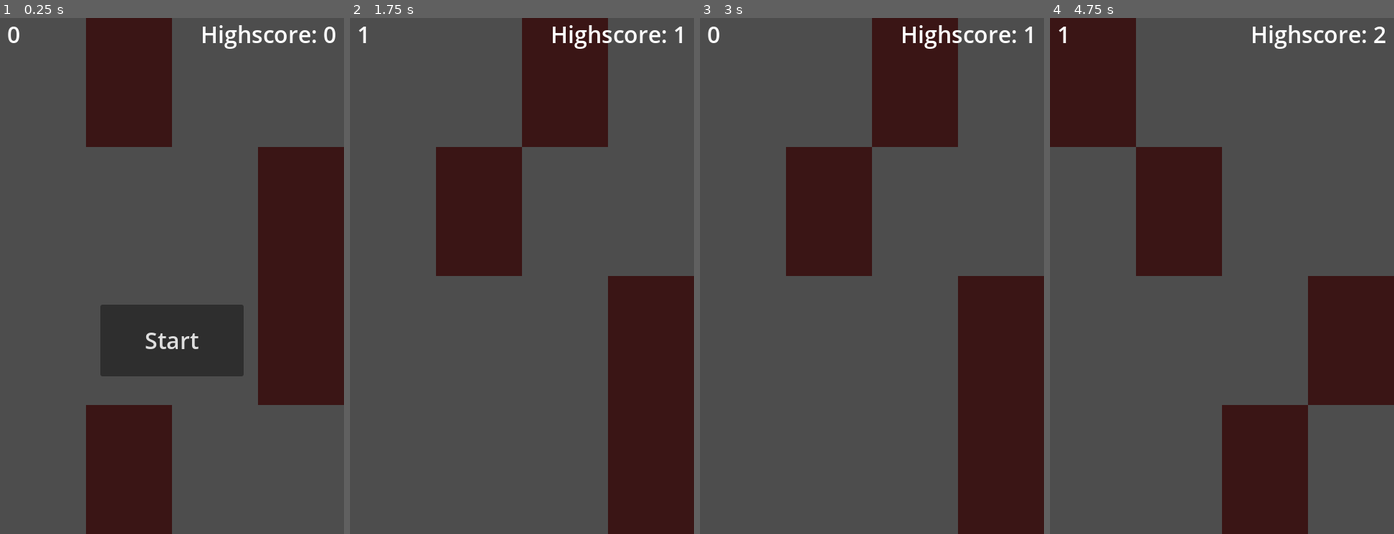
Above: before the commit, frames 1-4 (left to right).
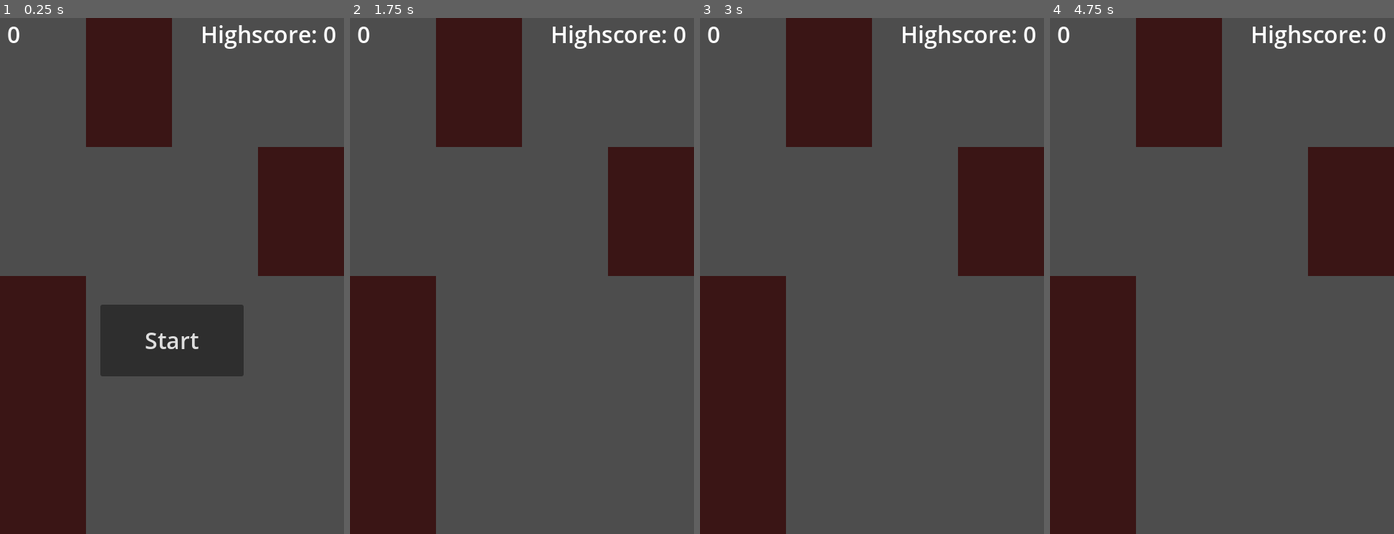
Above: after the commit, the same moments.

Repository: mariusz-tang/godot-piano-tiles
Game: Godot game, scene res://scenes/main.tscn
The game is run twice, just before and just after one commit, with the same random seed, the same clock (stepped at 60 frames per second) and the same inputs.
Inputs:
- Up to frame 1 (0.25 s): no input
- Up to frame 2 (1.75 s): click "Start" at 0.5 s; tap Enter at 1.25 s; tap D (tile_1) at 1.35 s; tap F (tile_2) at 1.55 s
- Up to frame 3 (3 s): tap Space at 2 s; tap F (tile_2) at 2.1 s; tap J (tile_3) at 2.3, 2.85 s; tap Enter at 2.75 s
- Up to frame 4 (4.75 s): tap K (tile_4) at 3.05, 3.6 s; tap Space at 3.5 s; tap D (tile_1) at 3.8, 4.35 s; tap Enter at 4.25 s; tap F (tile_2) at 4.55 s

The runs differ from the first frame. In frame 1, 25% of the frame differs, in the area x 0-100%, y 50-100%; in frame 2, 50%; in frame 3, 50%; in frame 4, 50%, in the area x 0-100%, y 0-100%.

Commit message:
Refactor gameplay logic to its own node

Diff:
--- a/scenes/main.tscn
+++ b/scenes/main.tscn
@@ -1,15 +1,15 @@
 [gd_scene load_steps=6 format=3 uid="uid://fa0edikoop75"]
 
 [ext_resource type="Script" path="res://scripts/main.gd" id="1_5pbcg"]
-[ext_resource type="PackedScene" uid="uid://bqie7hqdh176r" path="res://scenes/tile.tscn" id="2_jldo6"]
 [ext_resource type="PackedScene" uid="uid://ctvns6xnlrd4l" path="res://scenes/hud.tscn" id="3_6uwua"]
 [ext_resource type="AudioStream" uid="uid://dj0nyxhqyd3do" path="res://assets/Wow.ogg" id="4_6sjgw"]
 [ext_resource type="AudioStream" uid="uid://0vqilticpcqx" path="res://assets/NO.ogg" id="4_xk2mg"]
+[ext_resource type="PackedScene" uid="uid://bie5kmreet40m" path="res://scenes/tile_player.tscn" id="5_5c33q"]
 
-[node name="Main" type="Node" node_paths=PackedStringArray("_hud", "_tile_sound_player")]
+[node name="Main" type="Node" node_paths=PackedStringArray("_hud", "_game", "_tile_sound_player")]
 script = ExtResource("1_5pbcg")
 _hud = NodePath("HUD")
-_tile_scene = ExtResource("2_jldo6")
+_game = NodePath("Game")
 _tile_sound_player = NodePath("TilePressAudioPlayer")
 _success_sound = ExtResource("4_6sjgw")
 _fail_sound = ExtResource("4_xk2mg")
@@ -19,3 +19,5 @@
 [node name="TilePressAudioPlayer" type="AudioStreamPlayer2D" parent="."]
 stream = ExtResource("4_6sjgw")
 volume_db = 1.37
+
+[node name="Game" parent="." instance=ExtResource("5_5c33q")]
--- /dev/null
+++ b/scenes/tile_player.tscn
@@ -0,0 +1,8 @@
+[gd_scene load_steps=3 format=3 uid="uid://bie5kmreet40m"]
+
+[ext_resource type="Script" path="res://scripts/tile_player.gd" id="1_7r7by"]
+[ext_resource type="PackedScene" uid="uid://bqie7hqdh176r" path="res://scenes/tile.tscn" id="2_v3r57"]
+
+[node name="TilePlayer" type="Node"]
+script = ExtResource("1_7r7by")
+_tile_scene = ExtResource("2_v3r57")
--- a/scripts/main.gd
+++ b/scripts/main.gd
@@ -2,19 +2,18 @@
 extends Node
 
 signal score_changed(new_score: int, new_highscore: int)
+signal game_over
 
 const _TILE_HEIGHT: int = 720 / 4
 const _TILE_WIDTH: int = 120
 const _TILE_ACTIONS: Array[String] = ["tile_1", "tile_2", "tile_3", "tile_4"]
 
 @export var _hud: HUD
-@export var _tile_scene: PackedScene
+@export var _game: TilePlayer
 @export var _tile_sound_player: AudioStreamPlayer2D
 @export var _success_sound: AudioStream
 @export var _fail_sound: AudioStream
 
-var _tiles: Array[Tile] = []
-var _tile_positions: Array[int] = []
 var _score: int = 0:
 	get:
 		return _score
@@ -26,63 +25,29 @@
 
 
 func _ready() -> void:
-	_generate_initial_tiles()
 	score_changed.connect(_hud.update_scores)
 
-
-func _input(event: InputEvent) -> void:
-	for action_ix in range(_TILE_ACTIONS.size()):
-		if event.is_action_pressed(_TILE_ACTIONS[action_ix]):
-			_handle_tile_pressed(action_ix)
+	_game.good_press.connect(_add_point)
+	_game.bad_press.connect(_game_over)
+	_game.generate()
 
 
-func _generate_initial_tiles() -> void:
-	while _tiles.size() == 0 or _tiles[-1].position.y > 0:
-		_generate_new_tile()
+func _start_game() -> void:
+	_game.play(true)
 
 
-func _generate_new_tile() -> void:
-	var tile: Tile = _tile_scene.instantiate()
-	add_child(tile)
-	tile.set_size(_TILE_WIDTH, _TILE_HEIGHT)
-
-	var position := randi() % 4
-	var x := position * _TILE_WIDTH
-
-	var last_tile_y_pos: int = 720
-	if _tiles.size() != 0:
-		last_tile_y_pos = _tiles[-1].position.y
-	var y := last_tile_y_pos - _TILE_HEIGHT
-
-	tile.position = Vector2(x, y)
-
-	_tiles.append(tile)
-	_tile_positions.append(position)
+func _add_point() -> void:
+	_score += 1
+	_play_sound(_success_sound)
 
 
-func _handle_tile_pressed(index: int) -> void:
-	assert(index >= 0 and index <= 3)
-	if _tile_positions[0] == index:
-		_shift()
-		_tile_sound_player.stream = _success_sound
-		_score += 1
-	else:
-		_tile_sound_player.stream = _fail_sound
-		_score = 0
-	_tile_sound_player.play()
+func _game_over() -> void:
+	_score = 0
+	_game.pause()
+	_play_sound(_fail_sound)
+	game_over.emit()
 
 
-func _shift() -> void:
-	_generate_new_tile()
-	for tile_index in range(_tiles.size()):
-		var tile := _tiles[tile_index]
-		var tween := tile.create_tween()
-		var final_position := Vector2(
-			tile.position.x, 720 - _TILE_HEIGHT * tile_index
-		)
-		tween.tween_property(tile, "position", final_position, 0.1)
-		if tile_index == 0:
-			tile.shrink_and_free(tween)
-
-	_tiles.remove_at(0)
-	_tile_positions.remove_at(0)
+func _play_sound(sound: AudioStream) -> void:
+	_tile_sound_player.stream = sound
+	_tile_sound_player.play()
--- /dev/null
+++ b/scripts/tile_player.gd
@@ -0,0 +1,100 @@
+class_name TilePlayer
+extends Node
+## A gameplay manager class. Handles tile generation and parses gameplay inputs.
+
+## Emitted when the correct tile is pressed.
+signal good_press
+## Emitted when an incorrect tile is pressed.
+signal bad_press
+
+const _TILE_HEIGHT: int = 720 / 4
+const _TILE_WIDTH: int = 120
+const _TILE_ACTIONS: Array[String] = ["tile_1", "tile_2", "tile_3", "tile_4"]
+
+@export var _tile_scene: PackedScene
+
+var _tiles: Array[Tile] = []
+var _tile_positions: Array[int] = []
+
+
+func _ready() -> void:
+	# Begin in a paused state until play is called.
+	set_process_unhandled_input(false)
+
+
+func _unhandled_input(event: InputEvent) -> void:
+	for action_ix in range(_TILE_ACTIONS.size()):
+		if event.is_action_pressed(_TILE_ACTIONS[action_ix]):
+			_handle_tile_pressed(action_ix)
+			get_viewport().set_input_as_handled()
+
+
+## Clear any existing tiles and generate a new set.
+func generate() -> void:
+	while _tiles.size() > 0:
+		var tile: Tile = _tiles.pop_back()
+		tile.queue_free()
+	_tile_positions.clear()
+	_generate_initial_tiles()
+
+
+## Enable input processing. If [param regenerate] is set to [code]true[/code],
+## [method TilePlayer.generate] is called first.
+func play(regenerate: bool = false) -> void:
+	if regenerate:
+		generate()
+	set_process_unhandled_input(true)
+
+
+## Disable input processing. Call [method TilePlayer.play] to unpause.
+func pause() -> void:
+	set_process_unhandled_input(false)
+
+
+func _generate_initial_tiles() -> void:
+	while _tiles.size() == 0 or _tiles[-1].position.y > 0:
+		_generate_new_tile()
+
+
+func _generate_new_tile() -> void:
+	var tile: Tile = _tile_scene.instantiate()
+	add_child(tile)
+	tile.set_size(_TILE_WIDTH, _TILE_HEIGHT)
+
+	var tile_x_pos := randi() % 4
+	var x := tile_x_pos * _TILE_WIDTH
+
+	var last_tile_y_pos: int = 720
+	if _tiles.size() != 0:
+		last_tile_y_pos = _tiles[-1].position.y
+	var y := last_tile_y_pos - _TILE_HEIGHT
+
+	tile.position = Vector2(x, y)
+
+	_tiles.append(tile)
+	_tile_positions.append(tile_x_pos)
+
+
+func _handle_tile_pressed(index: int) -> void:
+	assert(index >= 0 and index <= 3)
+	if _tile_positions[0] == index:
+		_shift()
+		good_press.emit()
+	else:
+		bad_press.emit()
+
+
+func _shift() -> void:
+	_generate_new_tile()
+	for tile_index in range(_tiles.size()):
+		var tile := _tiles[tile_index]
+		var tween := tile.create_tween()
+		var final_position := Vector2(
+			tile.position.x, 720 - _TILE_HEIGHT * tile_index
+		)
+		tween.tween_property(tile, "position", final_position, 0.1)
+		if tile_index == 0:
+			tile.shrink_and_free(tween)
+
+	_tiles.remove_at(0)
+	_tile_positions.remove_at(0)
